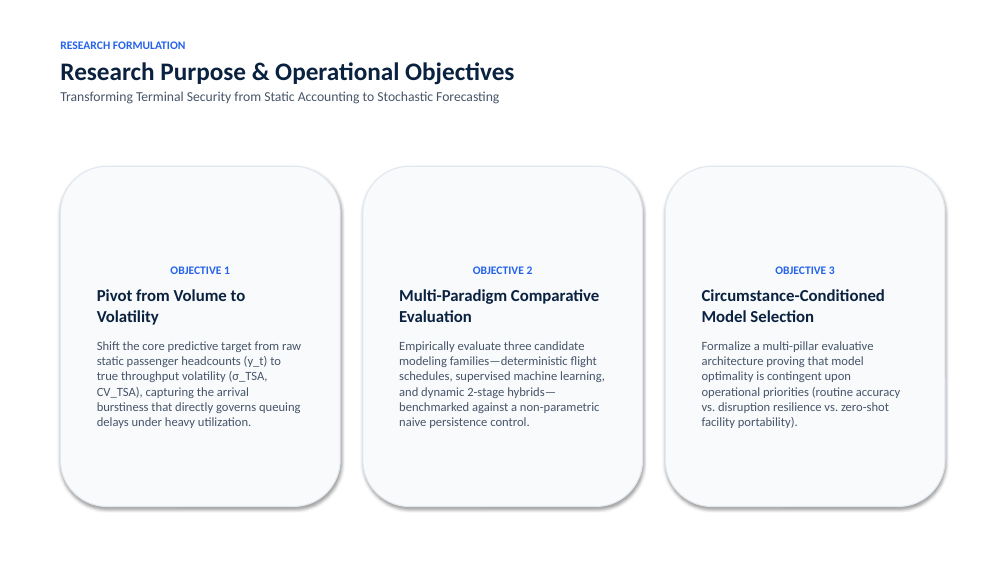
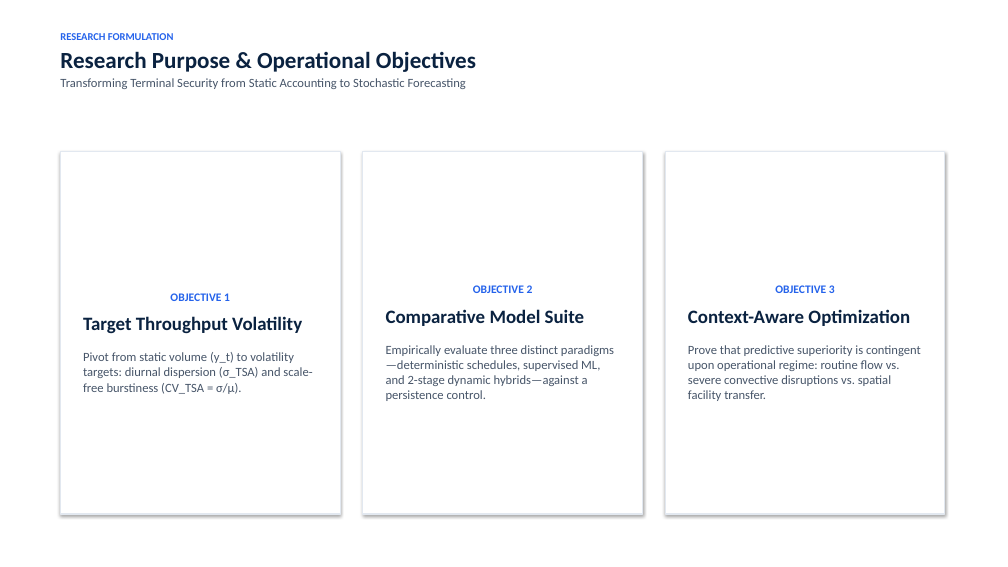
Before and after one commit to leila-gleich/final-thesis, a slide deck: slide 4 of Recommended-Thesis-Defense-Deck.pptx. Drawn at 1008x567 pixels with LibreOffice and Linux fonts; fonts in the diff are those of the drawing. Boxes give left, top, right and bottom in pixels: in the first picture for what was removed or moved away, otherwise in the second. Text is boxed around its words. In the diff, an @@ line names an element or a change of style, - is before the commit and + after.

```diff
--- a/Recommended-Thesis-Defense-Deck.pptx
+++ b/Recommended-Thesis-Defense-Deck.pptx
@@ text "RESEARCH FORMULATION" moved from (x1=60, y1=41, x2=514, y2=104) to (x1=60, y1=33, x2=476, y2=89) @@
@@ text "RESEARCH FORMULATION" at (x1=60, y1=33, x2=476, y2=89): size 11 to 10 pt in "RESEARCH FORMULATION"; size 24 to 22 pt in "Research Purpose & Operational Objectives"; size 13 to 12 pt in "Transforming Terminal Security from Static Accounting to ..."; less space between paragraphs @@
@@ rectangle "OBJECTIVE 1" resized from (x1=60, y1=166, x2=340, y2=507) to (x1=60, y1=151, x2=340, y2=514) @@
@@ rectangle "OBJECTIVE 2" resized from (x1=363, y1=166, x2=643, y2=507) to (x1=363, y1=151, x2=643, y2=514) @@
@@ rounded rectangle to rectangle; fill #F8FAFC to #FFFFFF in 3 elements at (x1=363, y1=151, x2=643, y2=514), (x1=60, y1=151, x2=340, y2=514), (x1=665, y1=151, x2=945, y2=514) @@
@@ rectangle "OBJECTIVE 3" resized from (x1=665, y1=166, x2=945, y2=507) to (x1=665, y1=151, x2=945, y2=514) @@
@@ text in rectangle at (x1=83, y1=316, x2=312, y2=394): text changed @@
-Pivot from Volume to Volatility
-Shift the core predictive target from raw static passenger headcounts (y_t) to true throughput volatility (σ_TSA, CV_TSA), capturing the arrival burstiness that directly governs queuing delays under heavy utilization.
+Target Throughput Volatility
+Pivot from static volume (y_t) to volatility targets: diurnal dispersion (σ_TSA) and scale-free burstiness (CV_TSA = σ/μ).
@@ text in rectangle at (x1=386, y1=309, x2=614, y2=401): text changed @@
-Multi-Paradigm Comparative Evaluation
-Empirically evaluate three candidate modeling families—deterministic flight schedules, supervised machine learning, and dynamic 2-stage hybrids—benchmarked against a non-parametric naive persistence control.
+Comparative Model Suite
+Empirically evaluate three distinct paradigms—deterministic schedules, supervised ML, and 2-stage dynamic hybrids—against a persistence control.
@@ text in rectangle at (x1=688, y1=309, x2=921, y2=401): text changed @@
-Circumstance-Conditioned Model Selection
-Formalize a multi-pillar evaluative architecture proving that model optimality is contingent upon operational priorities (routine accuracy vs. disruption resilience vs. zero-shot facility portability).
+Context-Aware Optimization
+Prove that predictive superiority is contingent upon operational regime: routine flow vs. severe convective disruptions vs. spatial facility transfer.
```
Also in this commit, not shown: 23 other slides changed, 8 slides added, 8 slides removed, 2 other files.
